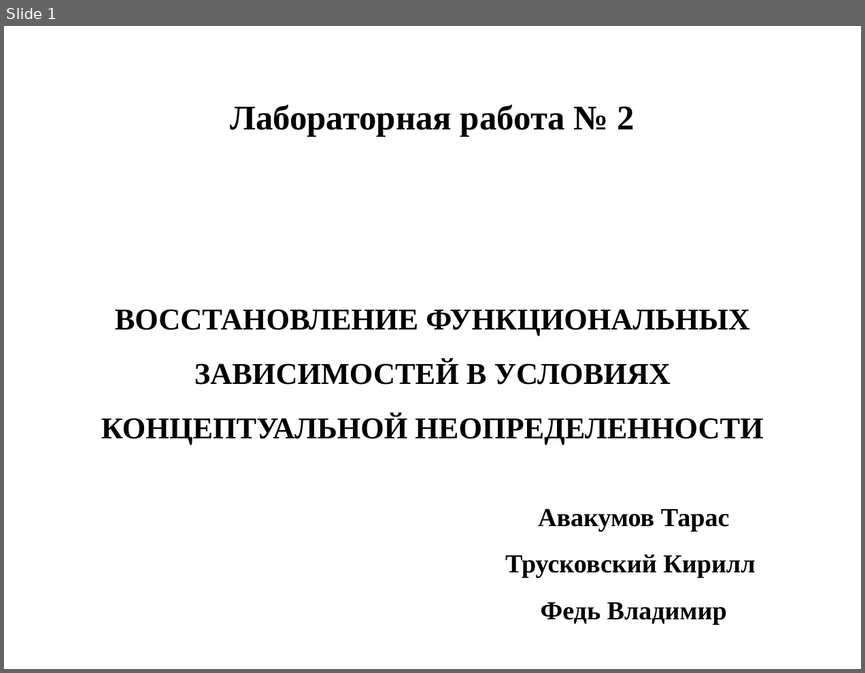
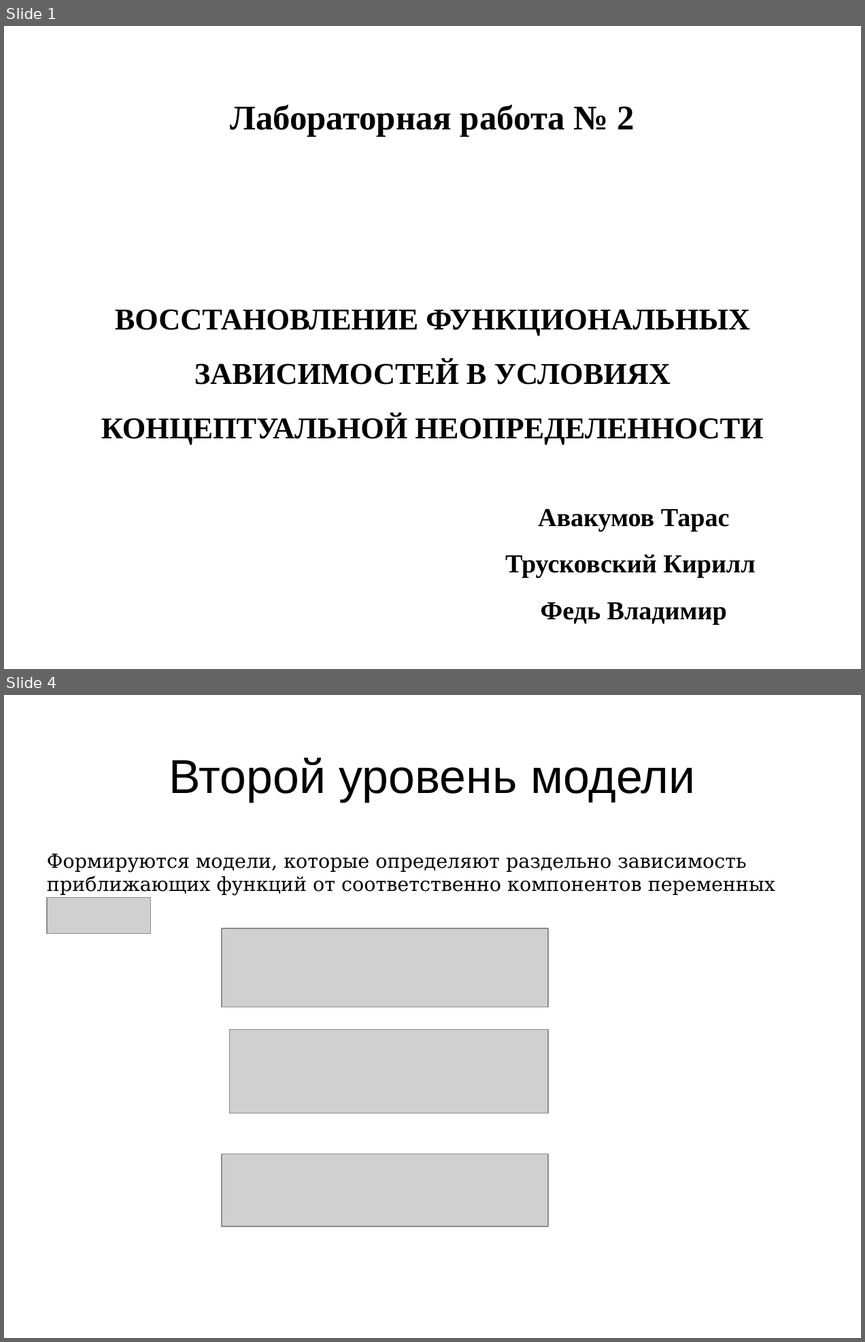
Before and after one commit to raptor3/OSA_lab_2, a slide deck: files/AvaTruFed.odp. Shown one above the other, each under a label of ours: slide 1 before the commit, slides 1 and 4 after it; the slides between them are not shown. The pictures are 865x673 and 865x1342 pixels, drawn with LibreOffice and Linux fonts; fonts in the diff are those of the drawing; grey boxes stand for pictures. Boxes give left, top, right and bottom in pixels: in the first picture for what was removed or moved away, otherwise in the second. Text is boxed around its words. In the diff, an @@ line names an element or a change of style, - is before the commit and + after.

```diff
--- a/files/AvaTruFed.odp
+++ b/files/AvaTruFed.odp
@@ slide 4 added at [4,695,861,1338], background #FFFFFF @@
@@ title added at [169,758,695,802], 44 pt, text #000000 @@
+Второй уровень модели
@@ text added at [47,853,775,895], 18 pt, text #000000 @@
+Формируются модели, которые определяют раздельно зависимость приближающих функций от соответственно компонентов переменных
@@ picture added at [47,897,151,934] @@
@@ picture added at [222,928,548,1006] @@
@@ picture added at [230,1030,548,1113] @@
@@ picture added at [222,1154,548,1226] @@
```
Also in this commit, not shown: 27 other slides added, 1 slide removed, 36 other files.
